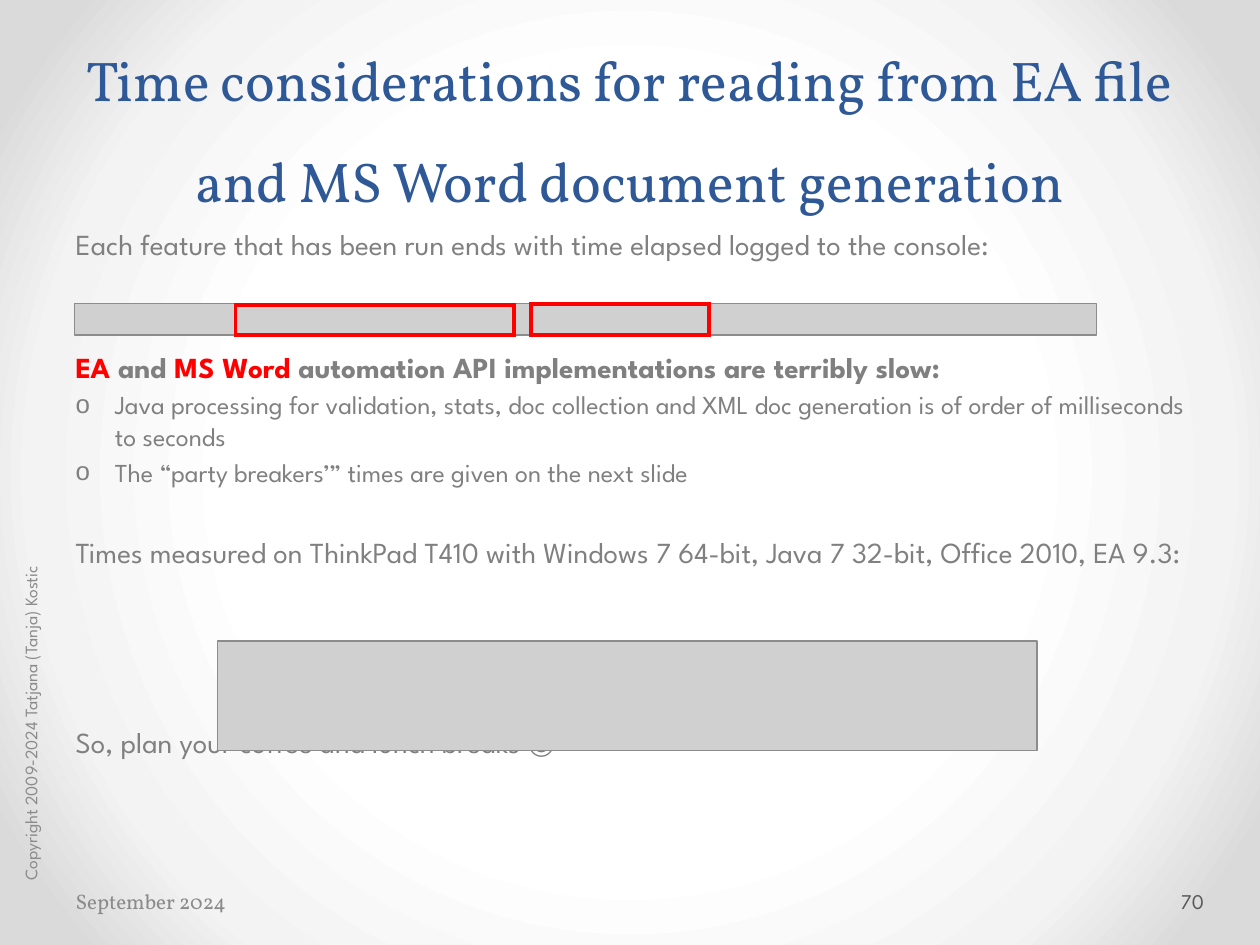
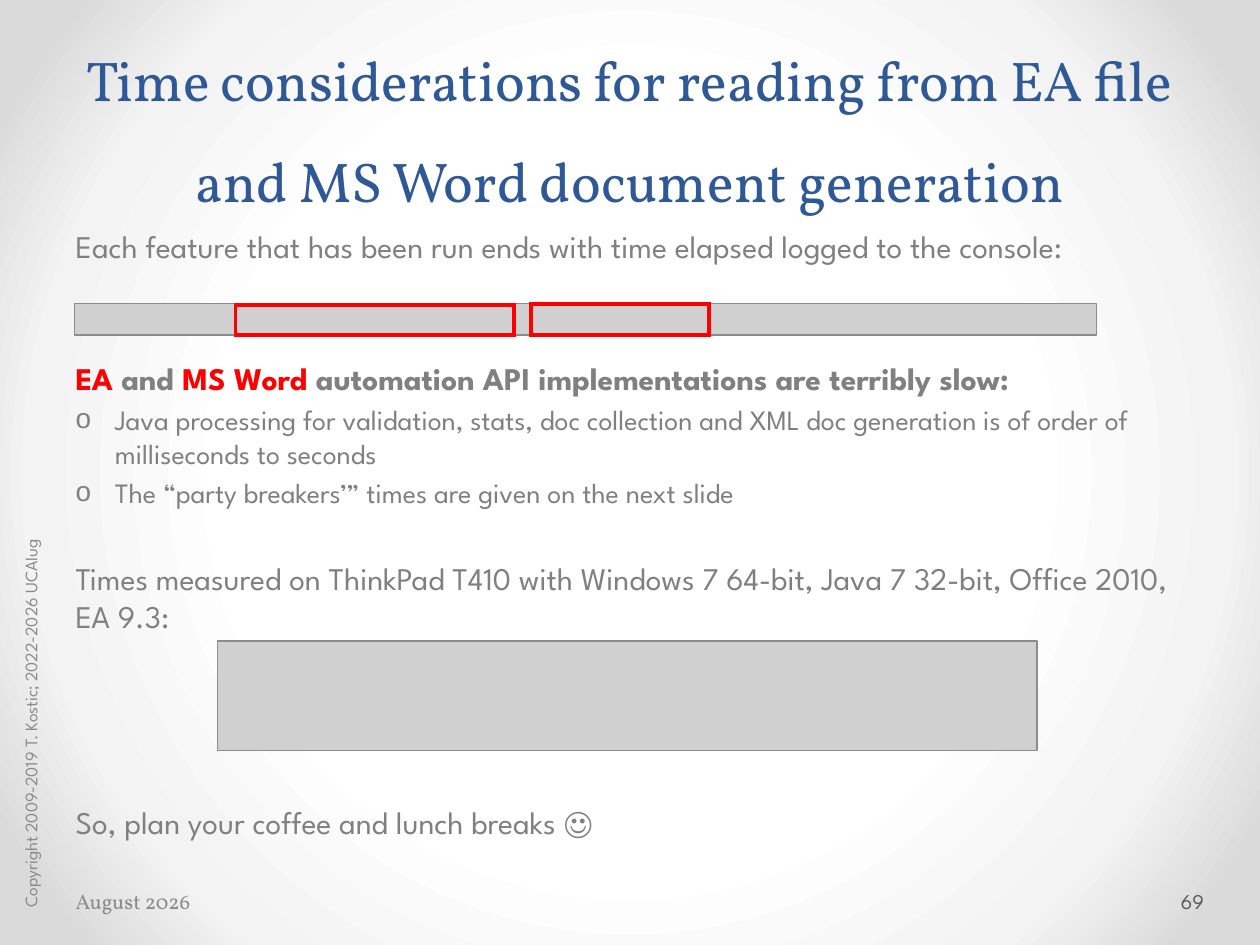
Before and after one commit to cimug-org/jCleanCim, a slide deck: slide 69 of doc/jCleanCimIntro.pptx (slide 70 before the commit). Drawn at 1260x945 pixels with LibreOffice and Linux fonts; fonts in the diff are those of the drawing; grey boxes stand for pictures. Boxes give left, top, right and bottom in pixels: in the first picture for what was removed or moved away, otherwise in the second. Text is boxed around its words. In the diff, an @@ line names an element or a change of style, - is before the commit and + after.

```diff
--- a/doc/jCleanCimIntro.pptx
+++ b/doc/jCleanCimIntro.pptx
@@ text "Each feature that has been ..." at (x1=76, y1=236, x2=1167, y2=841): size 16.6 to 18 pt in "Each feature that has been run ends ...", "EA and MS Word automation API implementations ...", "Times measured on ThinkPad T410 with Windows ...", "So, plan your coffee and lunch breaks ..."; size 14.8 to 16 pt in "Java processing for validation, stats, doc collection ...", "The “party breakers’” times are given on ..." @@
@@ text at (x1=17, y1=544, x2=43, y2=906): text changed @@
-Copyright 2009-2024 Tatjana (Tanja) Kostic
+Copyright 2009-2019 T. Kostic; 2022-2026 UCAIug
@@ text at (x1=76, y1=895, x2=191, y2=914): text changed @@
-September 2024
+August 2026
@@ page number at (x1=1181, y1=895, x2=1204, y2=909): text changed @@
-70
+69
```
Also in this commit, not shown: 75 other slides changed, 1 slide removed, 53 other files.
